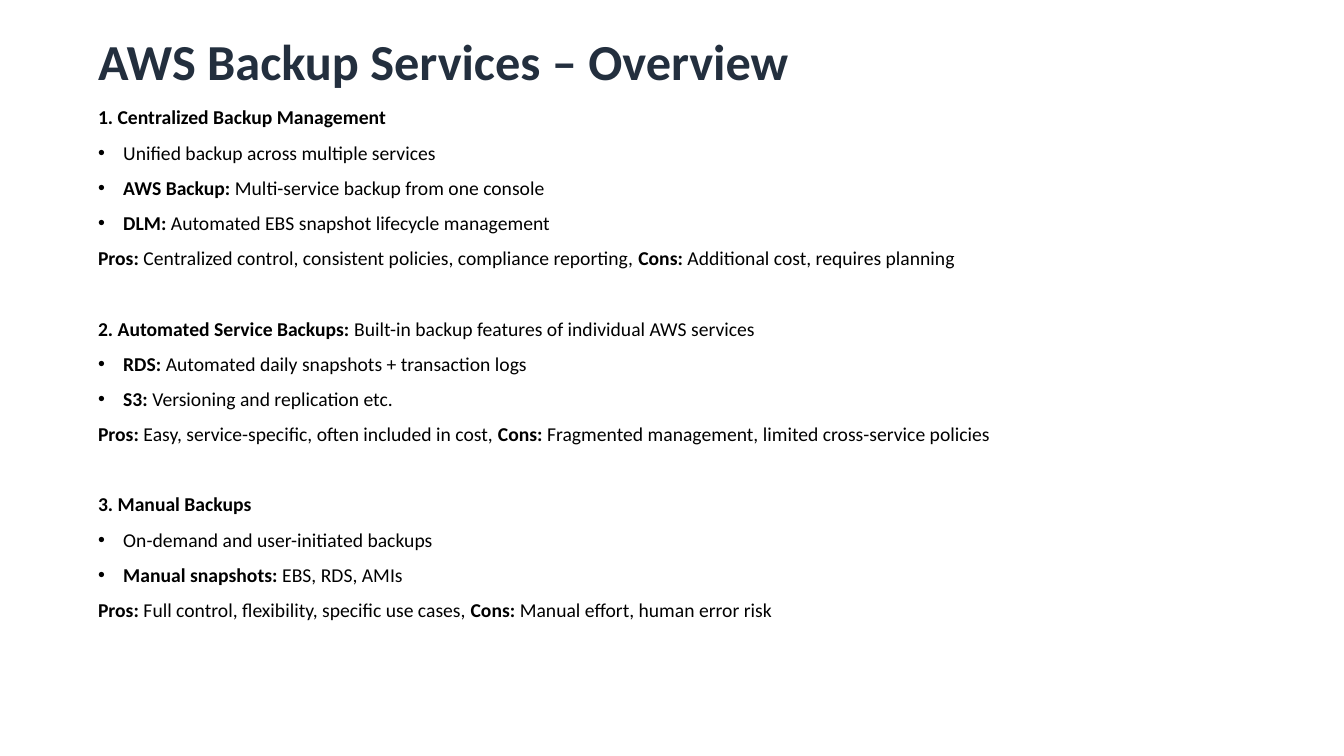
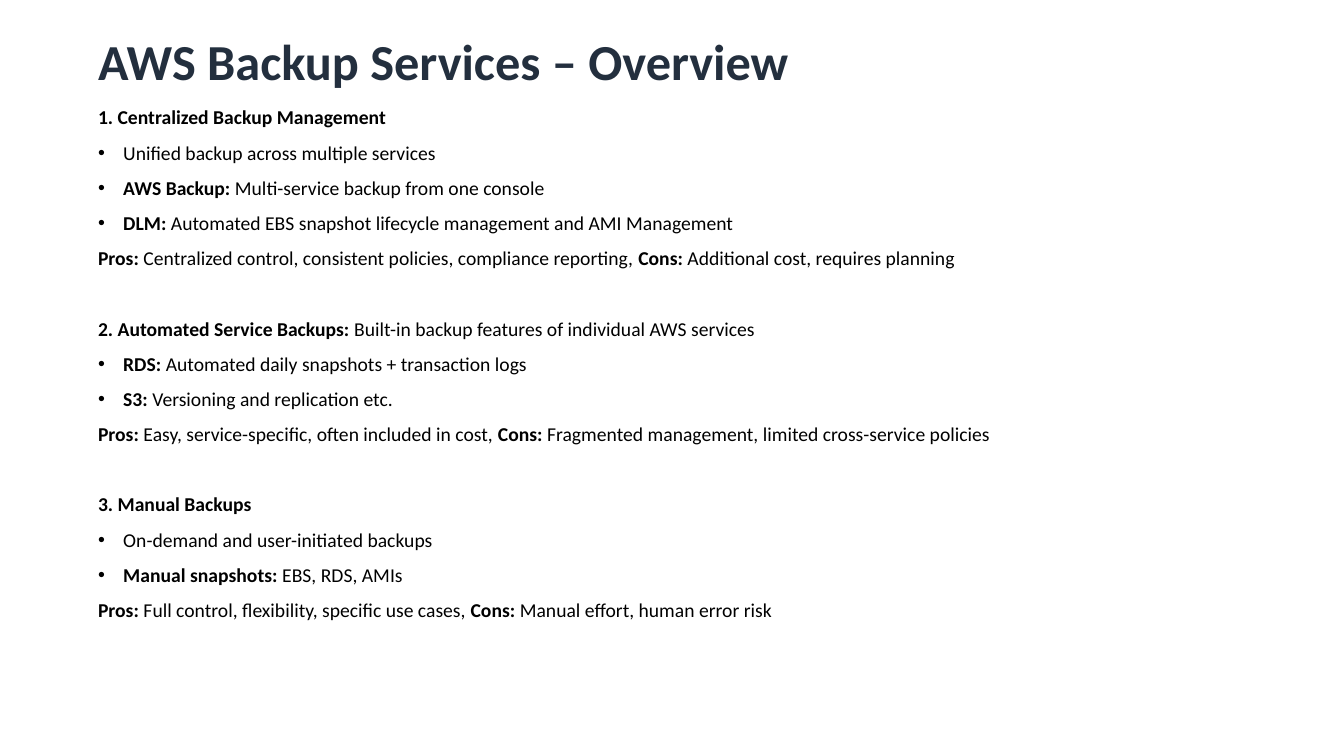
Before and after one commit to aishp411/PPMCAD12, a slide deck: slide 10 of AWS/AWS_Disaster_Recovery&BackUps.pptx. Drawn at 1344x756 pixels with LibreOffice and Linux fonts; fonts in the diff are those of the drawing. Boxes give left, top, right and bottom in pixels: in the first picture for what was removed or moved away, otherwise in the second. Text is boxed around its words. In the diff, an @@ line names an element or a change of style, - is before the commit and + after.

```diff
--- a/AWS/AWS_Disaster_Recovery&BackUps.pptx
+++ b/AWS/AWS_Disaster_Recovery&BackUps.pptx
@@ text at [123, 216, 733, 234]: text changed @@
-• DLM: Automated EBS snapshot lifecycle management
+• DLM: Automated EBS snapshot lifecycle management and AMI Management
```
Also in this commit, not shown: 4 other slides changed, 6 other files.
